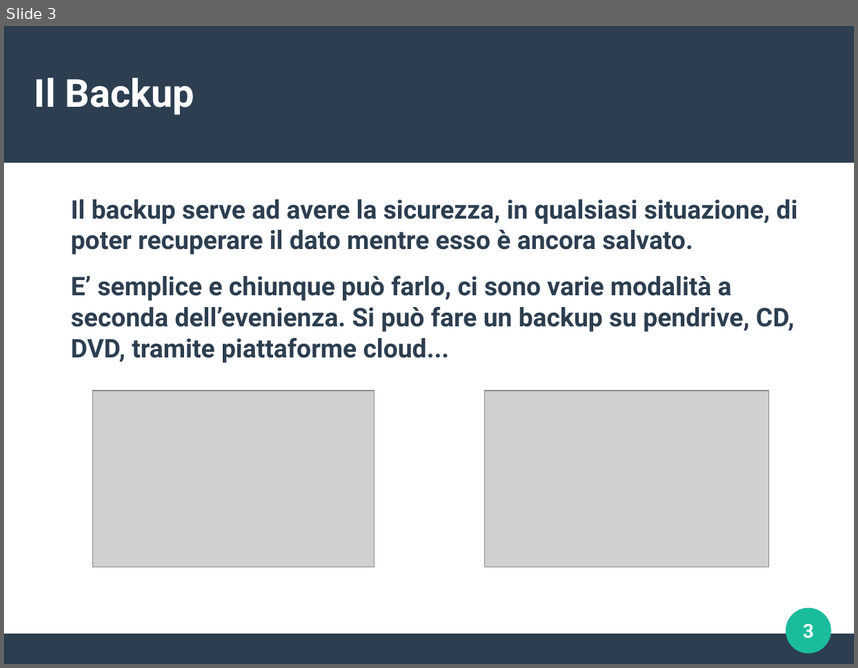
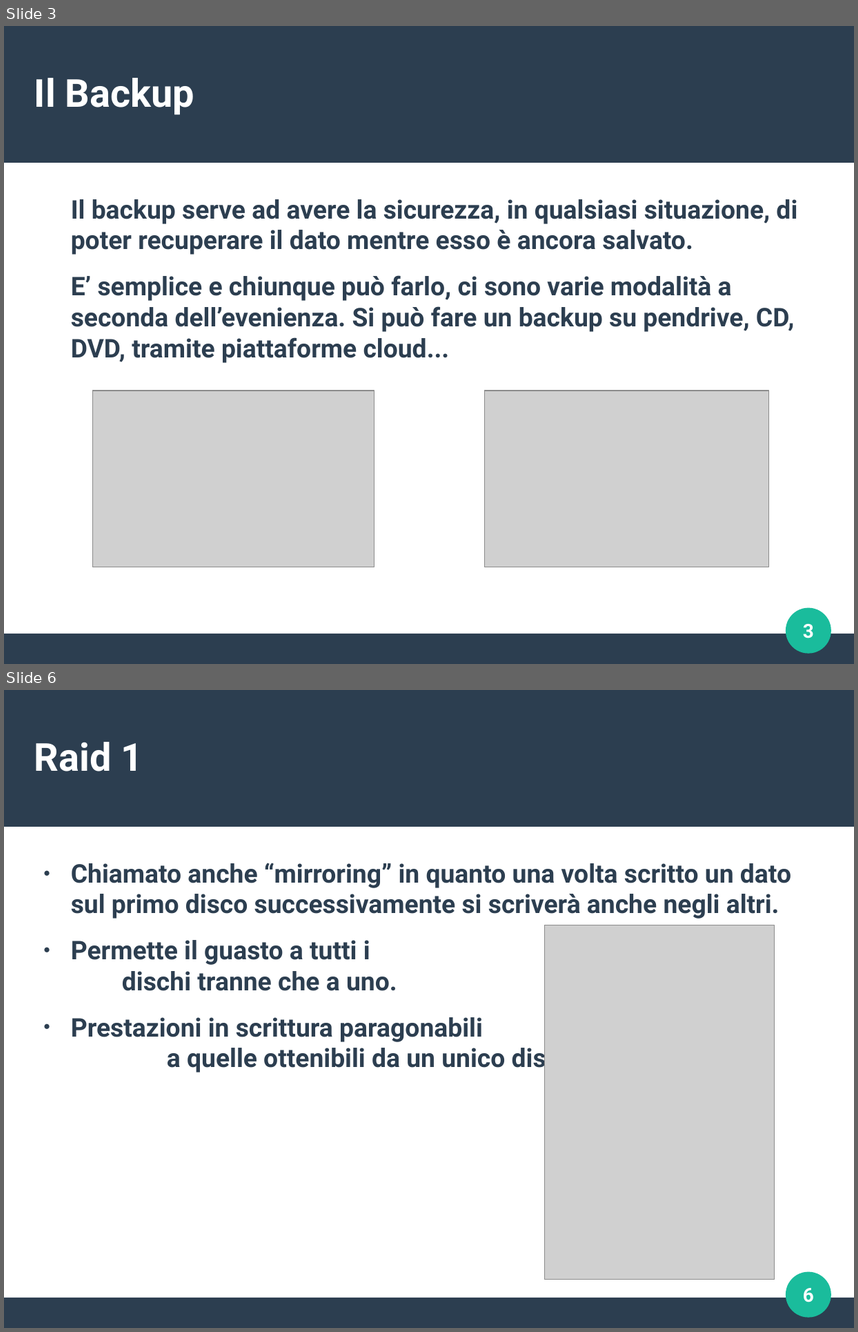
Before and after one commit to Brombe74/Debian-VM, a slide deck: Presentazione_sistemi.odp. Shown one above the other, each under a label of ours: slide 3 before the commit, slides 3 and 6 after it; the slides between them are not shown. The pictures are 858x668 and 858x1332 pixels, drawn with LibreOffice and Linux fonts; fonts in the diff are those of the drawing; grey boxes stand for pictures. Boxes give left, top, right and bottom in pixels: in the first picture for what was removed or moved away, otherwise in the second. Text is boxed around its words. In the diff, an @@ line names an element or a change of style, - is before the commit and + after.

```diff
--- a/Presentazione_sistemi.odp
+++ b/Presentazione_sistemi.odp
@@ slide 6 added at (4,690,854,1328), background #FFFFFF; not listed: 3 template elements that a slide beside it also shows @@
@@ title added at (34,742,143,771), 36 pt, text #FFFFFF, bold @@
+Raid 1
@@ text added at (71,862,791,1074), 24 pt, text #2C3E50, bold @@
+● Chiamato anche “mirroring” in quanto una volta scritto un dato sul primo disco successivamente si scriverà anche negli altri.
+● Permette il guasto a tutti i dischi tranne che a uno.
+● Prestazioni in scrittura paragonabili a quelle ottenibili da un unico disco.
@@ picture added at (545,925,775,1279) @@
@@ page number added at (803,1288,814,1302), 18 pt, text #FFFFFF, bold @@
+6
```
Also in this commit, not shown: 1 slide changed, 3 other slides added, 1 slide removed.
